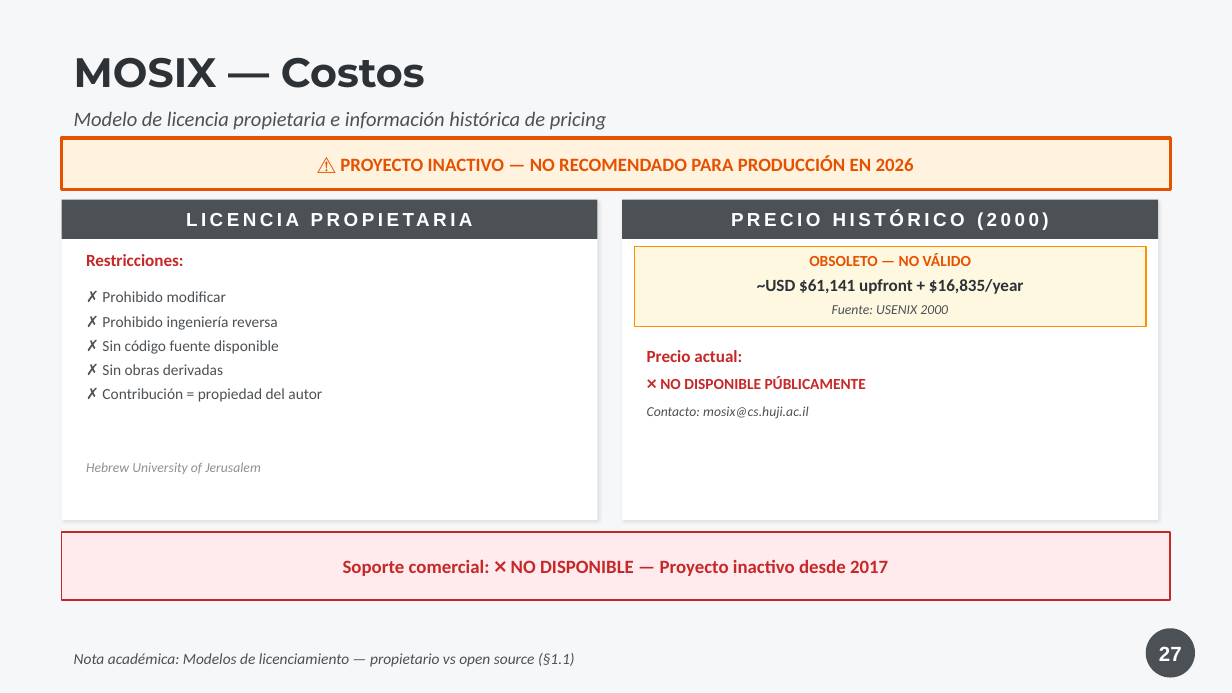
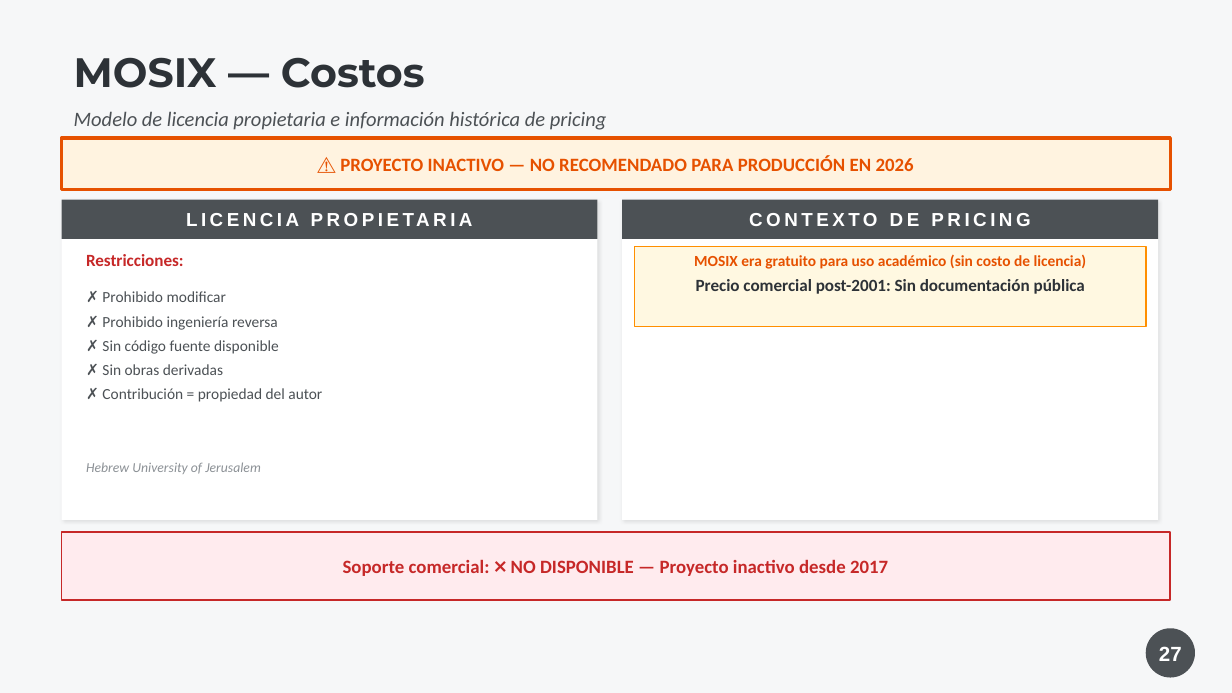
Before and after one commit to LucasIvanCardozo/TP-especial-SO, a slide deck: slide 27 of TP_Especial_Zephyr_MOSIX_v2.pptx. Drawn at 1232x693 pixels with LibreOffice and Linux fonts; fonts in the diff are those of the drawing. Boxes give left, top, right and bottom in pixels: in the first picture for what was removed or moved away, otherwise in the second. Text is boxed around its words. In the diff, an @@ line names an element or a change of style, - is before the commit and + after.

Commit message:
Update informe-final.typ: Revise entry costs and commercial pricing details for clarity

```diff
--- a/TP_Especial_Zephyr_MOSIX_v2.pptx
+++ b/TP_Especial_Zephyr_MOSIX_v2.pptx
@@ text at [749,213,1030,226]: text changed @@
-PRECIO HISTÓRICO (2000)
+CONTEXTO DE PRICING
@@ text at [694,255,1087,269]: text changed @@
-OBSOLETO — NO VÁLIDO
+MOSIX era gratuito para uso académico (sin costo de licencia)
@@ text at [696,279,1085,294]: text changed @@
-~USD $61,141 upfront + $16,835/year
+Precio comercial post-2001: Sin documentación pública
@@ text removed at [832,305,948,314] @@
-Fuente: USENIX 2000
@@ text removed at [647,350,742,362] @@
-Precio actual:
@@ text removed at [660,376,866,389] @@
-❌ NO DISPONIBLE PÚBLICAMENTE
@@ text removed at [647,406,809,419] @@
-Contacto: mosix@cs.huji.ac.il
@@ text removed at [74,653,575,667] @@
-Nota académica: Modelos de licenciamiento — propietario vs open source (§1.1)
```
Also in this commit, not shown: 26 other slides changed, 7 other files.
